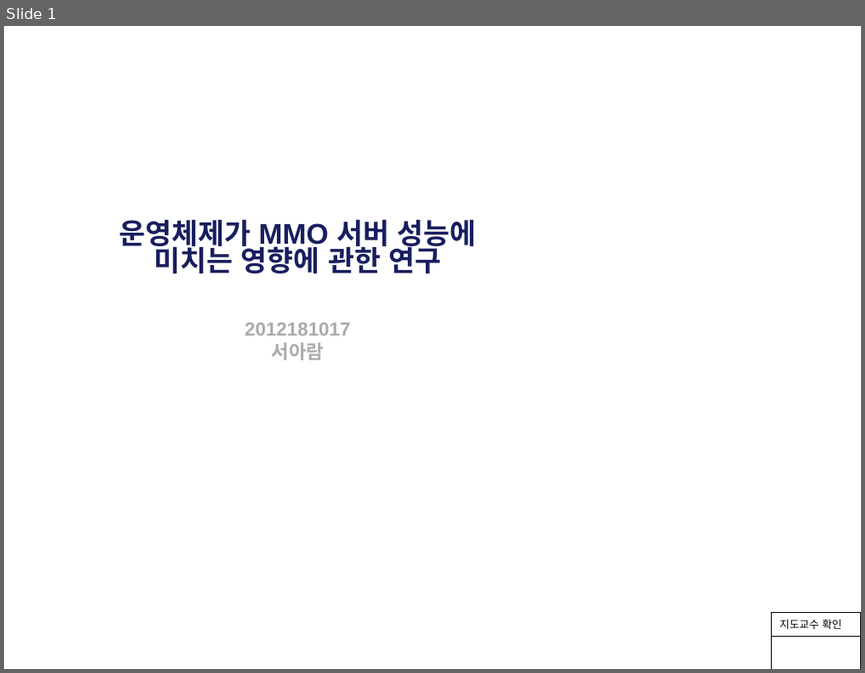
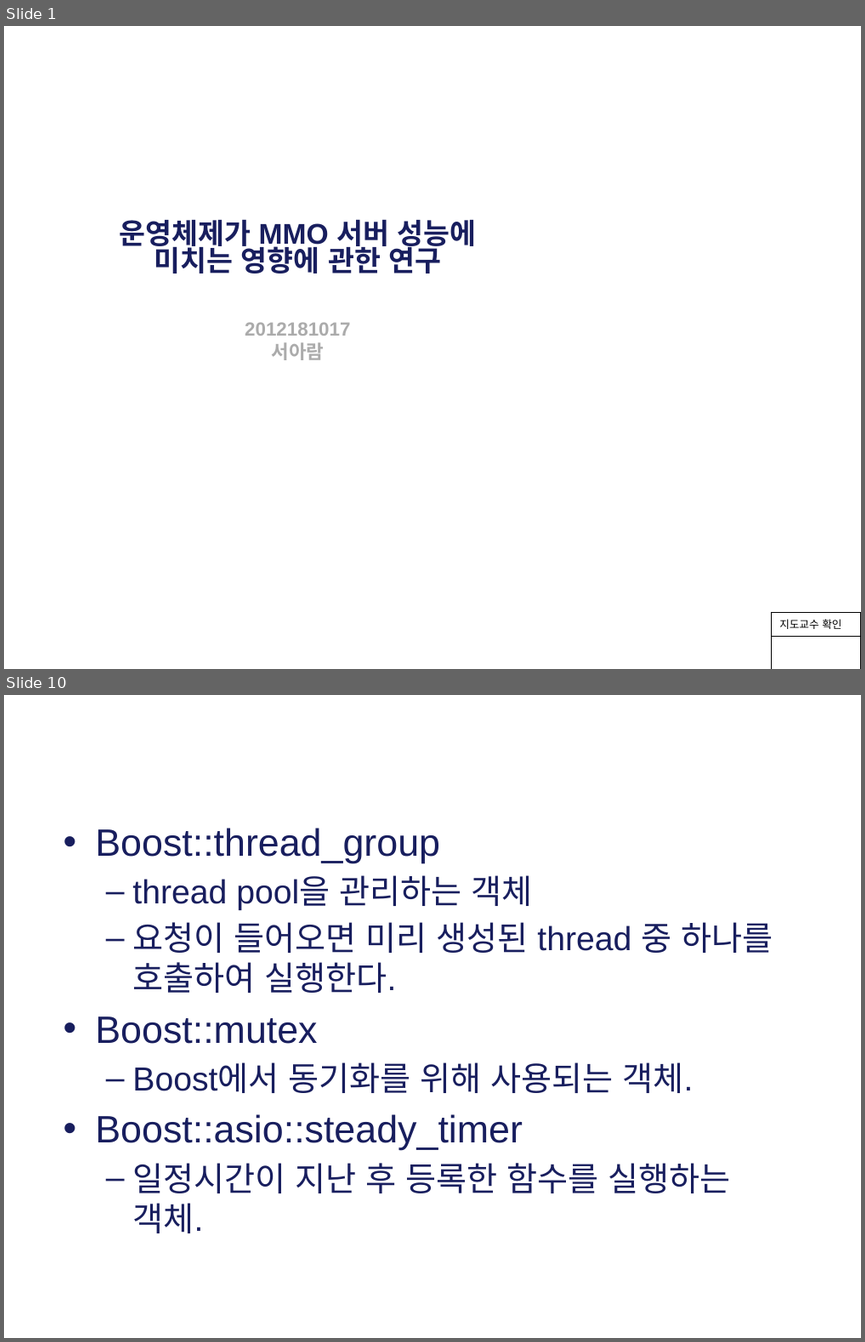
Before and after one commit to SeoAram/ServerOS, a slide deck: docs/운영체제가 MMO서버 성능에 미치는 영향에 관한연구_서아람_중간발표.pptx. Shown one above the other, each under a label of ours: slide 1 before the commit, slides 1 and 10 after it; the slides between them are not shown. The pictures are 865x673 and 865x1342 pixels, drawn with LibreOffice and Linux fonts; fonts in the diff are those of the drawing; background and template pictures are left out. Boxes give left, top, right and bottom in pixels: in the first picture for what was removed or moved away, otherwise in the second. Text is boxed around its words. In the diff, an @@ line names an element or a change of style, - is before the commit and + after.

```diff
--- a/docs/운영체제가 MMO서버 성능에 미치는 영향에 관한연구_서아람_중간발표.pptx
+++ b/docs/운영체제가 MMO서버 성능에 미치는 영향에 관한연구_서아람_중간발표.pptx
@@ slide 10 added at (x1=4, y1=695, x2=861, y2=1338), background #FFFFFF @@
@@ text added at (x1=95, y1=828, x2=772, y2=1233), 28 pt, text #181E5E @@
+• Boost::thread_group
+  – thread pool을 관리하는 객체
+  – 요청이 들어오면 미리 생성된 thread 중 하나를 호출하여 실행한다.
+• Boost::mutex
+  – Boost에서 동기화를 위해 사용되는 객체.
+• Boost::asio::steady_timer
+  – 일정시간이 지난 후 등록한 함수를 실행하는 객체.
@@ title added at (x1=264, y1=962, x2=396, y2=993), 32 pt, text #FFFFFF, bold @@
+3. 연구진행
```
Also in this commit, not shown: 8 slides changed, 4 other slides added, 4 slides removed.
